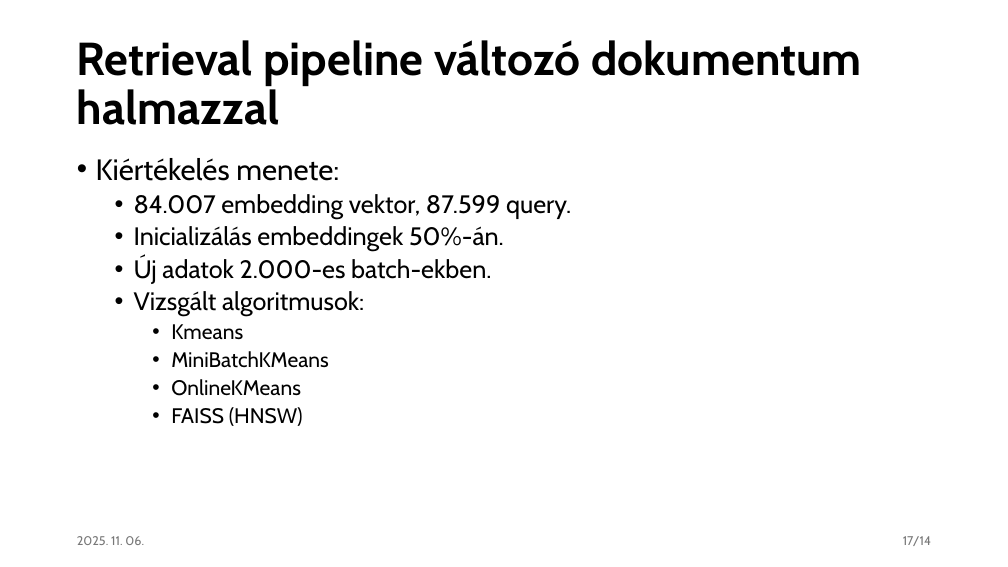
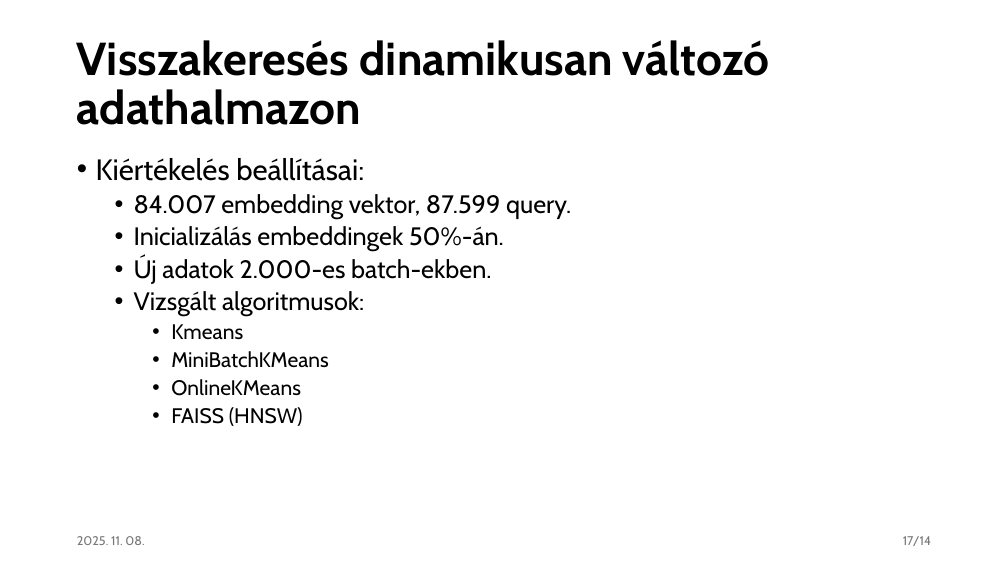
Before and after one commit to czotterbenedek/rag-onlineclustering-optimization, a slide deck: slide 17 of tdk/tdk_v1.pptx. Drawn at 1008x567 pixels with LibreOffice and Linux fonts; fonts in the diff are those of the drawing. Boxes give left, top, right and bottom in pixels: in the first picture for what was removed or moved away, otherwise in the second. Text is boxed around its words. In the diff, an @@ line names an element or a change of style, - is before the commit and + after.

```diff
--- a/tdk/tdk_v1.pptx
+++ b/tdk/tdk_v1.pptx
@@ title at (77,40,770,125): text changed @@
-Retrieval pipeline változó dokumentum halmazzal
+Visszakeresés dinamikusan változó adathalmazon
@@ text at (96,158,364,181): text changed @@
-• Kiértékelés menete:
+• Kiértékelés beállításai:
@@ text at (77,536,144,545): text changed @@
-2025. 11. 06.
+2025. 11. 08.
```
Also in this commit, not shown: 20 other slides changed, 1 other file.
